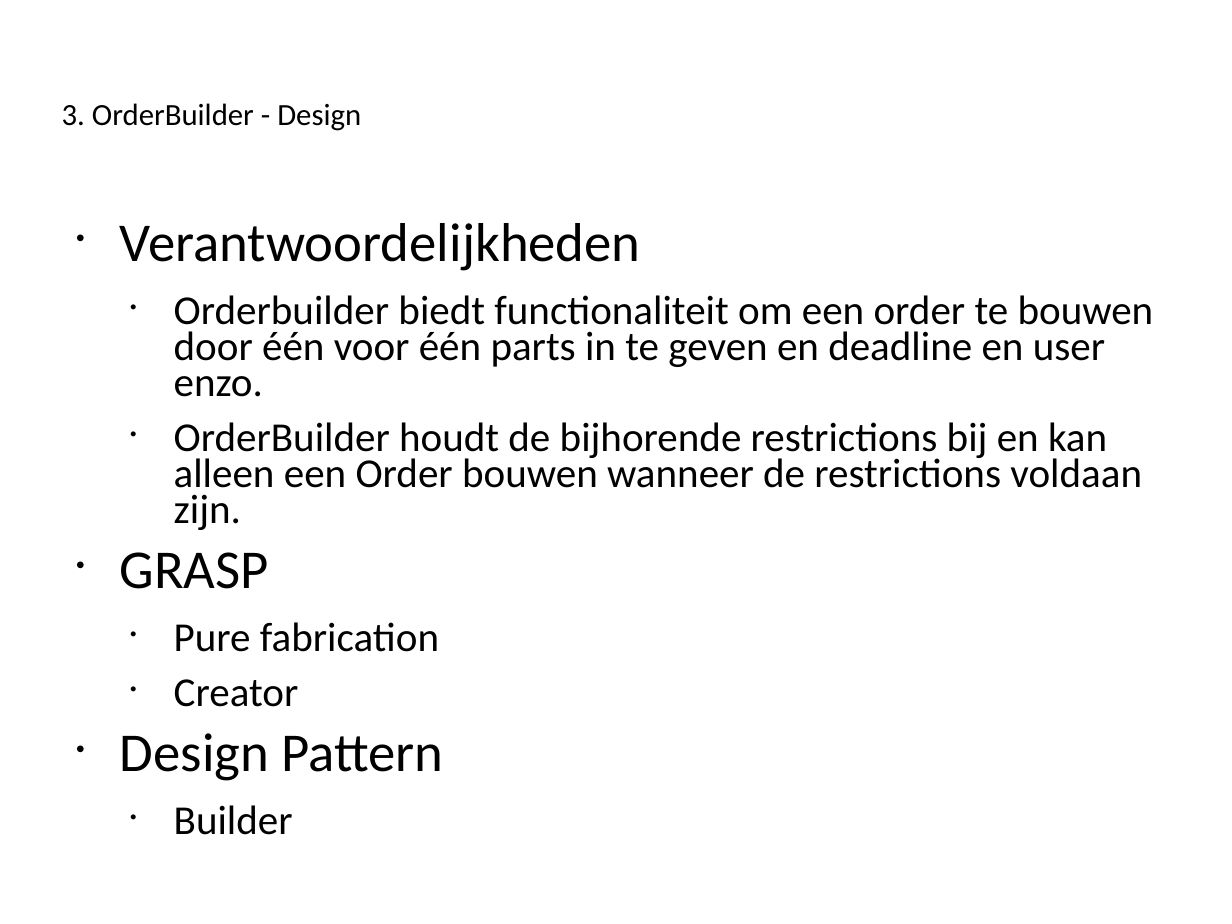
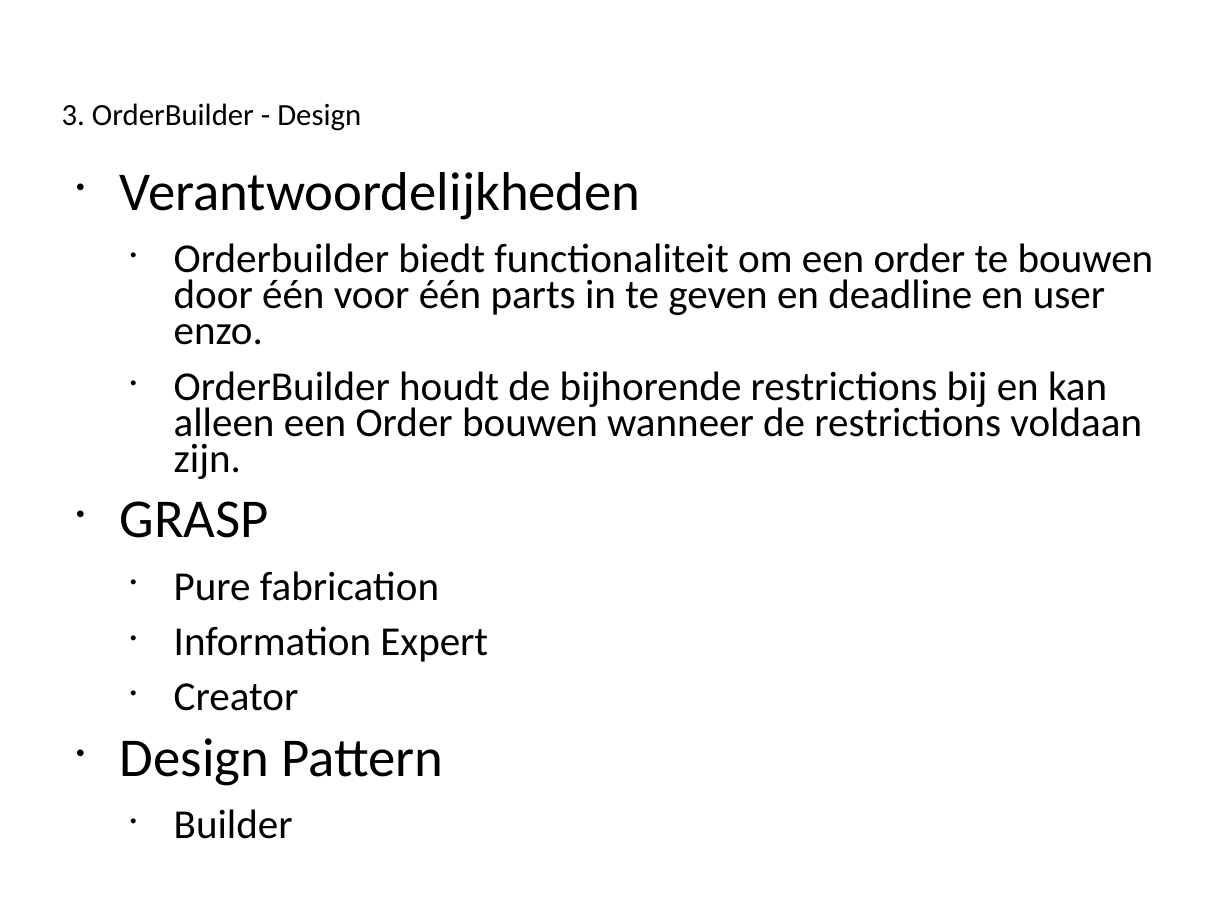
Before and after one commit to Novarg1/SWOP21, a slide deck: slide 9 of presentatie/Presentatie_Iteratie3_aanpassingenWonne21h59.ppt. Drawn at 1232x924 pixels with LibreOffice and Linux fonts; fonts in the diff are those of the drawing. Boxes give left, top, right and bottom in pixels: in the first picture for what was removed or moved away, otherwise in the second. Text is boxed around its words. In the diff, an @@ line names an element or a change of style, - is before the commit and + after.

Commit message:
nieuwe toevoegingen bij design uitleg

```diff
--- a/presentatie/Presentatie_Iteratie3_aanpassingenWonne21h59.ppt
+++ b/presentatie/Presentatie_Iteratie3_aanpassingenWonne21h59.ppt
@@ text "Verantwoordelijkheden": place and size @@
-text "Verantwoordelijkheden" at box(120, 223, 1154, 835)
+text "Verantwoordelijkheden" at box(120, 172, 1154, 839)
@@ text at box(174, 626, 488, 662): paragraph added @@
+  • Information Expert
```
Also in this commit, not shown: 5 other slides changed, 1 slide added.
